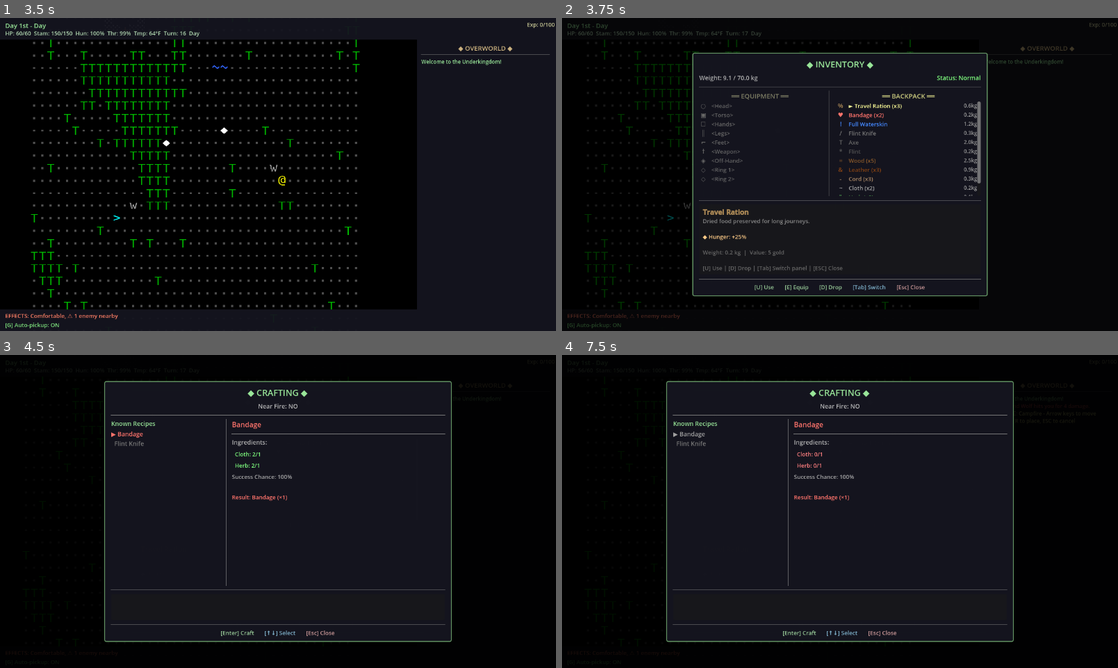
Above: before the commit, frames 1-4 (two rows, left to right).
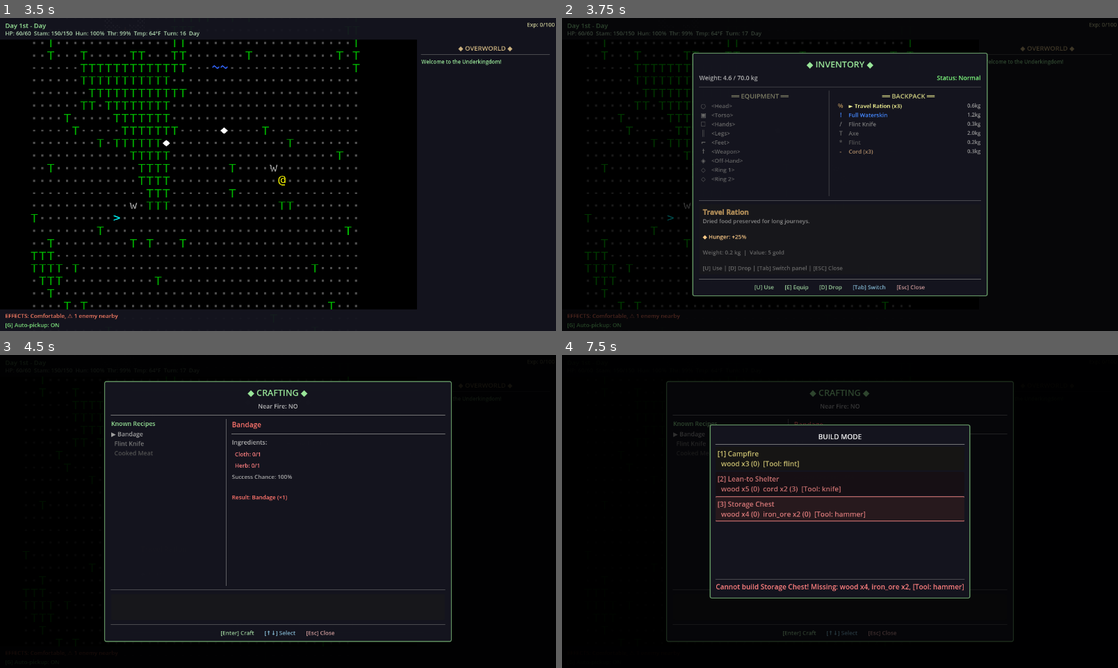
Above: after the commit, the same moments.

Repository: stevenraines/underkingdom-godot-cc
Game: Godot game, scene res://scenes/main.tscn
The game is run twice, just before and just after one commit, with the same random seed, the same clock (stepped at 60 frames per second) and the same inputs.
Inputs (mouse positions are in pixels of both pictures, inside the frame that each line leads up to):
- Up to frame 1 (3.5 s): click "Start a new game" at 0.5 s; tap Enter (ui_accept) at 1.25, 1.52, 2.27 s; move the mouse to (400, 158) at 1.27 s; hold Right (ui_right) 1.28-2.03 s; tap Space at 1.35 s; click (400, 158) at 1.42 s; move the mouse to (166, 190) at 2.02 s; hold Down (ui_down) 2.03-2.78 s; tap R at 2.1 s; move the mouse to (333, 105) at 2.77 s; hold Right (ui_right) from 2.78 s (still down); tap Keypad Enter at 2.85 s
- Up to frame 2 (3.75 s): move the mouse to (812, 237) at 3.52 s; release Right (ui_right) at 3.53 s; hold Up (ui_up) from 3.53 s (still down); tap I at 3.6 s; click (812, 237) at 3.67 s
- Up to frame 3 (4.5 s): tap Enter (ui_accept) at 3.77, 4.25 s; move the mouse to (444, 558) at 4.27 s; release Up (ui_up) at 4.28 s; hold Left (ui_left) from 4.28 s (still down); tap C at 4.35 s
- Up to frame 4 (7.5 s): tap Enter (ui_accept) at 4.52, 5, 5.27 s; move the mouse to (673, 464) at 5.02 s; tap B at 5.1 s; release Left (ui_left) at 5.75 s; click (840, 458) at 5.75 s, where only the run after the commit has a clickable "[1] Campfire wood x3 (0) [Too…"; click (840, 483) at 6.5 s, where only the run after the commit has a clickable "[2] Lean-to Shelter wood x5 (…"; click (840, 508) at 7.25 s, where only the run after the commit has a clickable "[3] Storage Chest wood x4 (0)…"

Frame 1 is identical in both runs. In frame 2, 0.8% of the frame differs, in the area x 29-76%, y 18-57%; in frame 3, 0.2%; in frame 4, 4.8%, in the area x 18-82%, y 8-92%.

Commit message:
Add JsonHelper utility for loading JSON files and update starter items configuration

Diff:
--- /dev/null
+++ b/autoload/json_helper.gd
@@ -0,0 +1,25 @@
+class_name JsonHelper
+extends Node
+
+## JsonHelper - Small utility with static helpers to load JSON files
+## Use from anywhere as `JsonHelper.load_json_file(path)`
+
+static func load_json_file(path: String) -> Variant:
+	if not FileAccess.file_exists(path):
+		push_warning("JsonHelper: File not found: %s" % path)
+		return []
+
+	var f = FileAccess.open(path, FileAccess.READ)
+	if not f:
+		push_error("JsonHelper: Could not open file: %s" % path)
+		return []
+
+	var text = f.get_as_text()
+	f.close()
+
+	var j = JSON.new()
+	if j.parse(text) != OK:
+		push_error("JsonHelper: Failed to parse JSON: %s" % path)
+		return []
+
+	return j.data
--- /dev/null
+++ b/data/configuration/starter_items.json
@@ -0,0 +1,8 @@
+[
+    {"id": "ration", "count": 3},
+    {"id": "waterskin_full", "count": 1},
+    {"id": "flint_knife", "count": 1},
+    {"id": "axe", "count": 1},
+    {"id": "flint", "count": 1},
+    {"id": "cord", "count": 3}
+]
--- a/data/enemies/grave_rat.json
+++ b/data/enemies/grave_rat.json
@@ -12,6 +12,9 @@
     "wis": 8,
     "cha": 3
   },
+  "yields": [
+    {"item_id": "raw_meat", "min_count": 0, "max_count": 1}
+  ],
   "behavior": "aggressive",
   "base_damage": 2,
   "armor": 0,
--- a/data/enemies/woodland_wolf.json
+++ b/data/enemies/woodland_wolf.json
@@ -12,6 +12,9 @@
     "wis": 10,
     "cha": 6
   },
+  "yields": [
+    {"item_id": "raw_meat", "min_count": 1, "max_count": 3}
+  ],
   "behavior": "pack",
   "base_damage": 4,
   "armor": 0,
--- a/scenes/game.gd
+++ b/scenes/game.gd
@@ -7,6 +7,7 @@
 const ItemClass = preload("res://items/item.gd")
 const GroundItemClass = preload("res://entities/ground_item.gd")
 const ItemManagerScript = preload("res://autoload/item_manager.gd")
+const JsonHelperScript = preload("res://autoload/json_helper.gd")
 const Structure = preload("res://entities/structure.gd")
 const StructurePlacement = preload("res://systems/structure_placement.gd")
 
@@ -154,32 +155,28 @@
 	if not player or not player.inventory:
 		return
 
-	# Add some basic starter items
-	var starter_items = [
-		{"id": "ration", "count": 3},
-		{"id": "bandage", "count": 2},
-		{"id": "waterskin_full", "count": 1},
-		{"id": "flint_knife", "count": 1},
-		{"id": "axe", "count": 1},
-		{"id": "flint", "count": 1},  # For building campfire
-		# Crafting materials for testing
-		{"id": "wood", "count": 5},
-		{"id": "leather", "count": 3},
-		{"id": "cord", "count": 3},
-		{"id": "cloth", "count": 2},
-		{"id": "herb", "count": 2},
-		{"id": "raw_meat", "count": 2}
-	]
+	# Load starter items from configuration JSON (falls back to empty)
+	var starter_path: String = "res://data/configuration/starter_items.json"
+	var items_data: Array = JsonHelper.load_json_file(starter_path)
+	if typeof(items_data) != TYPE_ARRAY:
+		push_warning("Game: starter_items.json did not return an array, using empty list")
+		items_data = []
 
 	var item_mgr = get_node("/root/ItemManager")
-	for item_data in starter_items:
-		var item = item_mgr.create_item(item_data.id, item_data.count)
-		if item:
-			player.inventory.add_item(item)
+	for item_data in items_data:
+		var item_id = item_data.get("id", "")
+		var count = int(item_data.get("count", 1))
+		if item_id == "":
+			continue
+		var stacks = item_mgr.create_item_stacks(item_id, count)
+		for it in stacks:
+			if it:
+				player.inventory.add_item(it)
 
 	# Give player some starter recipes for testing
 	player.learn_recipe("bandage")
 	player.learn_recipe("flint_knife")
+	player.learn_recipe("cooked_meat")
 
 ## Render the entire current map
 func _render_map() -> void:
Not shown, added: autoload/json_helper.gd.uid
Not shown, added: plans/features/closable-doors.md
Not shown, added: plans/features/locks.md
Not shown, added: plans/features/multi-turn-harvesting.md
Not shown, added: plans/features/preferred-harvesting-tool.md
Not shown, added: plans/features/prevent-unnessecary-item-use.md
